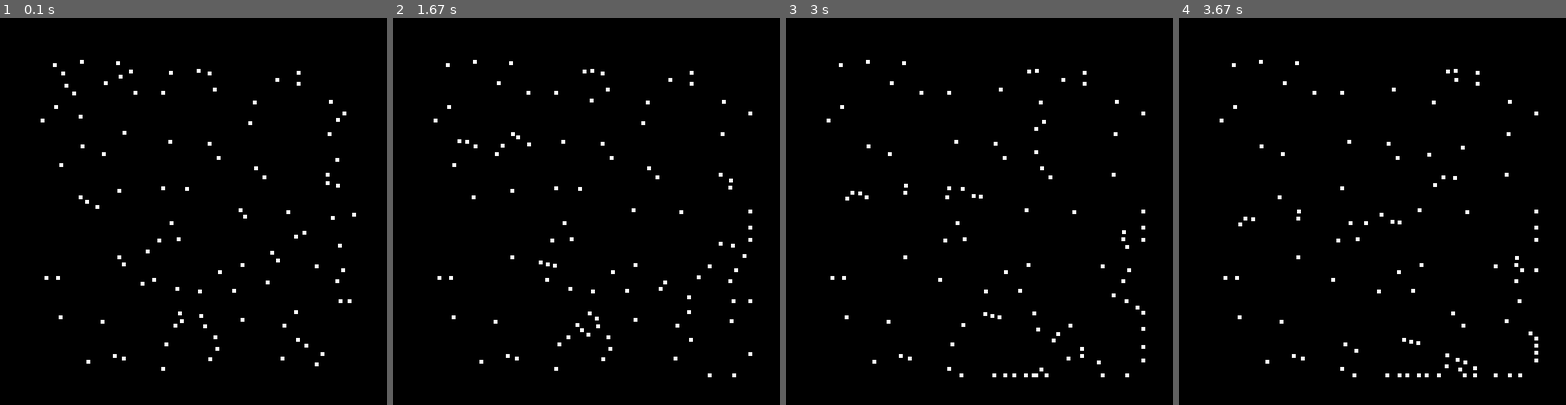
Above: before the commit, frames 1-4 (left to right).
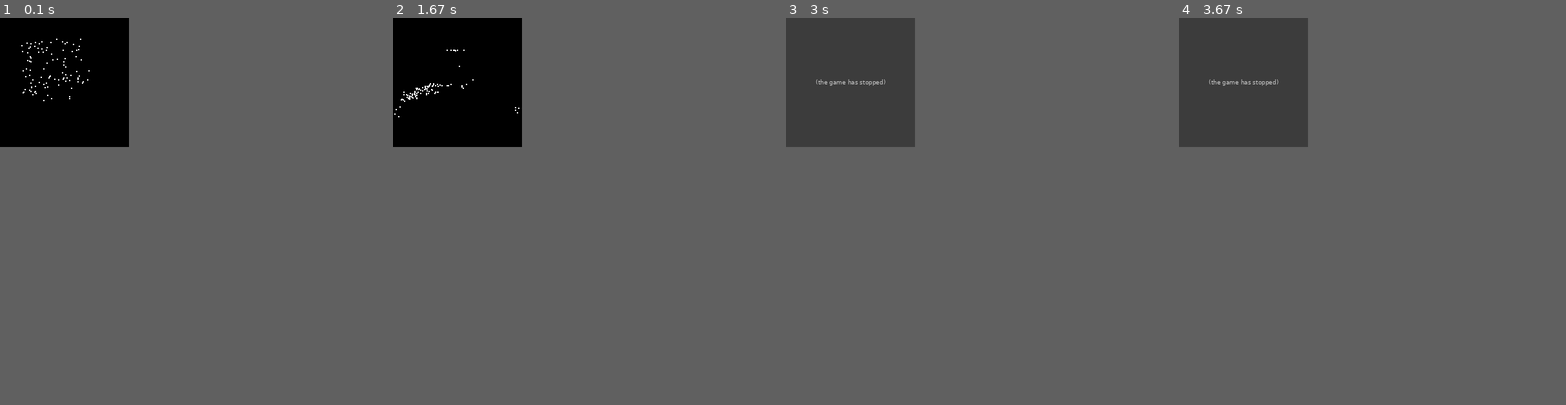
Above: after the commit, the same moments.

Repository: Lindula1/BOIDs
Game: pygame game, started from pygame_implementation.py
Same seed, same stepped clock (60 frames per second), same inputs: the game is played once before the commit and once after it.
Inputs:
- Up to frame 1 (0.1 s): no input
- Up to frame 2 (1.67 s): no input
- Up to frame 3 (3 s): tap Enter at 1.83, 2.17, 2.5 s
- Up to frame 4 (3.67 s): no input
In our replay, the window is 600x600 before the commit and 200x200 after it. These sizes can differ from the game's own. Grey fills any space a smaller window leaves; there, only what the larger window draws over its background counts as a difference.

The runs differ from the first frame. In frame 1, 1.1% of the frame differs, in the area x 5-92%, y 5-92%; in frame 2, 1.1%; in frame 3, 12%; in frame 4, 12%, in the area x 0-93%, y 0-93%.
Error after the commit: TypeError: '>' not supported between instances of 'complex' and 'int' (boid.py line 126); the game stopped at 2.75 s (later frames are placeholders)

Commit message:
working_design

Diff:
--- a/boid.py
+++ b/boid.py
@@ -15,12 +15,14 @@
         """
         self.pixel_position = list(args)
         self.velocity_vector = [0 for _ in range(len(args))]
+
         self.max_speed = kwargs.get("max_speed")
+        self.min_speed = kwargs.get("min_speed")
 
     def set_position(self, *args : int):
         self.pixel_position[0 : len(args)-1] = args
 
-    def get_position(self) -> list[int]:
+    def get_position(self, *args) -> list[int] | list[float]:
         return self.pixel_position
 
     def set_velocity(self, *args : float, **kwargs):
@@ -45,16 +47,18 @@
 
         vx, vy = self.get_velocity()
         speed = self.get_abs_velocity()
-        min_speed = self.max_speed**0.5
 
         if speed == 0:
+            self.frame_updates()
             return False
 
         if speed >= self.max_speed:
-            self.set_velocity((vx / speed)*self.max_speed, (vy/speed)*min_speed)
-        if speed < min_speed:
-            self.set_velocity((vx / speed) * min_speed, (vy / speed) * min_speed)
-        self.set_position(*[math.ceil(self.pixel_position[i] + self.velocity_vector[1-i] * frame_rate) for i in range(len(self.pixel_position))])
+            self.set_velocity((vx / speed)*self.max_speed, (vy / speed)*self.min_speed)
+        if speed < self.min_speed:
+            self.set_velocity((vx / speed) * self.min_speed, (vy / speed) * self.min_speed)
+
+        self.set_position(*[math.floor(self.pixel_position[i] + self.velocity_vector[i] * frame_rate) for i in range(len(self.pixel_position))])
+
         self.frame_updates()
 
         return True
@@ -64,18 +68,30 @@
         return f"Pos : {self.get_position()}, Velocity : {self.get_abs_velocity() : .3f}"
 
 class Boid2D(Boid):
-    def __init__(self, x : int, y : int, max_speed : float):
-        super().__init__(y, x, max_speed=max_speed)
+    def __init__(self, x : int, y : int, max_speed : float, min_speed : float):
+        super().__init__(x, y, max_speed=max_speed, min_speed=min_speed)
         # Separation parameters
         self._close_distance = [0 for _ in range(len(self.get_velocity()))]
-
-    def set_position(self, y : int, x : int):
-        """
+        self._velocity_avg = [0 for _ in range(len(self.get_velocity()))]
+        self._neighbouring_boids = 0
+        self._position_avg = [0 for _ in range(len(self.get_position()))]
+
+    def get_position(self, cartesian = True) -> list[int] | list[float]:
+        if not cartesian:
+            x, y = self.pixel_position
+            if x == 0:
+                return [(x**2 + y**2)**0.5, float(math.pi/2)]
+            return [(x**2 + y**2)**0.5, float(math.atan(y / x))]
+
+        return self.pixel_position
+
+    def set_position(self, x : int, y : int):
+        """
+        :param x: pixel x location
         :param y: pixel y location
-        :param x: pixel x location
         :return:
         """
-        self.pixel_position = [y, x]
+        self.pixel_position = [x, y]
 
     def set_velocity(self, *args, cartesian : bool = True):
         """
@@ -92,29 +108,83 @@
 
     def get_velocity(self, cartesian : bool = True) -> list[float]:
         if not cartesian:
-            y, x = self.velocity_vector
+            x, y = self.velocity_vector
+            if x == 0:
+                return [self.get_abs_velocity(), float(math.pi/2)]
             return [self.get_abs_velocity(), float(math.atan(y/x))]
 
         return self.velocity_vector
 
-    def safe_distance(self, other: Boid, safe_distance : float) -> bool:
+    def get_distance(self, other : Boid) -> float:
+        r_1, theta_1 = self.get_position(False)
+        r_2, theta_2 = other.get_position(False)
+        return (r_1**2+r_2**2-2*r_1*r_2*math.cos(theta_2-theta_1))**0.5
+
+    def at_safe_distance(self, other: Boid, safe_distance : float, distance_to_other : float) -> bool:
         vector_to_other = [self.get_position()[i] - other.get_position()[i] for i in range(len(self.get_position()))]
-        distance_to_other = sum([_**2 for _ in vector_to_other])**0.5
-        if distance_to_other >= safe_distance:
+
+        if distance_to_other > safe_distance:
             return True
-        self._close_distance = [vector_to_other[i] + self._close_distance[i] for i in range(len(self._close_distance))]
+        self._close_distance = [self._close_distance[i] + vector_to_other[i] for i in range(len(self._close_distance))]
         return False
 
+    def is_neighbouring(self, other : Boid, safe_distance : float, visible_distance : float, distance_to_other : float) -> bool:
+        if safe_distance < distance_to_other < visible_distance:
+            self._neighbouring_boids += 1
+            self._velocity_avg = [self._velocity_avg[i] + other.get_velocity()[i] for i in range(len(self._velocity_avg))]
+            self._position_avg = [self._position_avg[i] + other.get_position()[i] for i in range(len(self._position_avg))]
+            return True
+        return False
+
+    def _average_velocity(self) -> bool:
+        if self._neighbouring_boids < 1:
+            return False
+
+        self._velocity_avg = [self._velocity_avg[i] / self._neighbouring_boids for i in range(len(self._velocity_avg))]
+        return True
+
+    def _average_position(self) -> bool:
+        if self._neighbouring_boids < 1:
+            return False
+
+        self._position_avg = [self._position_avg[i] / self._neighbouring_boids for i in range(len(self._position_avg))]
+        return True
+
+    def apply_cohesion(self, centering_factor : float):
+        if not self._average_position():
+            return None
+
+        px, px = self.get_position()
+        vx, vy = self.get_velocity()
+        (apx, apx) = self._position_avg
+
+        self.set_velocity(vx + (apx- px)*centering_factor, vy + (apx - px)*centering_factor)
+        return None
+
+    def apply_alignment(self, matching_factor : float):
+        if not self._average_velocity():
+            return None
+
+        vx, vy = self.get_velocity()
+        avx, avy = self._velocity_avg
+
+        self.set_velocity(vx + (avx - vx)*matching_factor, vy + (avy - vy)*matching_factor)
+        return None
+
     def apply_separation(self, avoid_factor : float):
         vx, vy = self.get_velocity()
-        dy, dx = self._close_distance
-        print(dy, dx)
-
-        self.set_velocity(vx+dx*avoid_factor, vy+dy*avoid_factor)
+        dx, dy = self._close_distance
+
+        if dx == 0 and dy == 0:
+            return None
+
+        self.set_velocity(vx + dx * avoid_factor, vy + dy * avoid_factor)
+
+        return None
 
     def margin_avoidance(self, turn_factor : float, margin : tuple[int,int,int,int]):
         top, bottom, left, right = margin
-        y, x = self.get_position()
+        x, y = self.get_position()
         vx, vy = self.get_velocity()
         if x < left:
             self.set_velocity(vx + turn_factor, vy)
@@ -123,10 +193,13 @@
         if y > bottom:
             self.set_velocity(vx, vy - turn_factor)
         if y < top:
-            self.set_velocity(vx, vy - turn_factor)
+            self.set_velocity(vx, vy + turn_factor)
 
     def frame_updates(self):
         self._close_distance = [0 for _ in range(len(self.get_velocity()))]
+        self._velocity_avg = [0 for _ in range(len(self.get_velocity()))]
+        self._position_avg = [0 for _ in range(len(self.get_position()))]
+        self._neighbouring_boids = 0
 
 if __name__ == "__main__":
     test = Boid2D(1, 2)
--- a/boid_model.py
+++ b/boid_model.py
@@ -2,78 +2,104 @@
 import random
 from boid import Boid2D, Boid
 
+def is_tuple_4(iterable) -> bool:
+    return isinstance(iterable, tuple) and len(iterable) == 4 and all(isinstance(x, int) and not isinstance(x, bool) for x in iterable)
+
+
 class Population:
     def __init__(self, border : tuple[int, int, int, int], boid_count : int, **kwargs):
         """
-        :param separation:
-        :type separation:
-        :param cohesion:
-        :type cohesion:
-        :param alignment:
-        :type alignment:
-        :param max_speed:
-        :type max_speed:
         :param boid_count:
-        :type boid_count:
+        :type boid_count: int
         :param border: [-y,+y,-x,+x]
-        :type border:
-        :param margin:
-        :type margin:
+        :type border: tuple
+        :param margin: [-y,+y,-x,+x]
+        :type margin: tuple
         """
         self.boid_count = boid_count
-        self.border = border
+        if boid_count <= 0:
+            raise Exception("Invalid boid count", boid_count)
 
-        v_abs, h_abs = [abs(i) for i in border[0:2]], [abs(i) for i in border[2:4]]
-        if not max(v_abs) or not max(h_abs):
-            raise Exception("Incorrect bounding box dimensions")
+        self._inst_border(border)
+
+        self._inst_margin(kwargs)
 
         if kwargs.get("fixed_seed"):
             random.seed(69)
 
-        self.separation = 0.7 if kwargs.get("separation") is None else kwargs.get("separation")
-        self.cohesion = 0.7 if kwargs.get("cohesion") is None else kwargs.get("cohesion")
-        self.alignment = 0.7 if kwargs.get("alignment") is None else kwargs.get("alignment")
+        self.separation = 0.05 if kwargs.get("separation") is None else kwargs.get("separation")
+        self.cohesion = 0.05 if kwargs.get("cohesion") is None else kwargs.get("cohesion")
+        self.alignment = 0.05 if kwargs.get("alignment") is None else kwargs.get("alignment")
 
-        self.max_speed = 4.5 if kwargs.get("max_speed") is None else kwargs.get("max_speed")
+        self.max_speed = 4.0 if kwargs.get("max_speed") is None else kwargs.get("max_speed")
+        self.min_speed = 2.0 if kwargs.get("min_speed") is None else kwargs.get("min_speed")
         self.frame_rate = 1/12 if kwargs.get("frame_rate") is None else kwargs.get("frame_rate")
 
-        self.safe_distance = math.floor(max([abs(i) for i in border])*0.10) if kwargs.get("safe_distance") is None else kwargs.get("safe_distance")
-        self.turn_factor = math.floor(max([abs(i) for i in border])*0.02) if kwargs.get("turn_factor") is None else kwargs.get("turn_factor")
+        self.safe_distance = max([abs(i) for i in border])*0.10 if kwargs.get("safe_distance") is None else kwargs.get("safe_distance")
+        self.visible_distance = max([abs(i) for i in border])*0.10 if kwargs.get("visible_distance") is None else kwargs.get("visible_distance")
+        self.turn_factor = 2 if kwargs.get("turn_factor") is None else kwargs.get("turn_factor")
 
-        self.margin = kwargs.get("separation")
-        if self.margin is None or not type(self.margin) is tuple[int,int,int,int]:
-            self.margin = tuple(int(self.border[_] + 50 * (-1)**_) for _ in range(len(self.border)))
         self.boid_list = None
+
+    def _inst_margin(self, kwargs) -> None:
+        self.margin = kwargs.get("margin")
+        if self.margin is None:
+            self.margin = tuple(int(self.border[_] + 50 * (-1) ** _) for _ in range(len(self.border)))
+            return None
+
+        if not is_tuple_4(self.margin):
+            raise Exception("Invalid margin layout. Must be in the form tuple(-y,+y,-x,+x)")
+
+        v_abs, h_abs = [abs(i) for i in self.margin[0:2]], [abs(i) for i in self.margin[2:4]]
+        if not max(v_abs) or not max(h_abs):
+            raise Exception("Inappropriate margin size")
+
+        return None
+
+    def _inst_border(self, border):
+        self.border = border
+
+        if not is_tuple_4(self.border):
+            raise Exception("Invalid bounding box layout. Must be in the form tuple(-y,+y,-x,+x)")
+
+        v_abs, h_abs = [abs(i) for i in self.border[0:2]], [abs(i) for i in self.border[2:4]]
+        if not max(v_abs) or max(v_abs) <= 50 or not max(h_abs) or max(h_abs) <= 50:
+            raise Exception("Inappropriate bounding box size.\n[-value,+value] where +value and -value cannot be 0 and abs(+value) or abs(-value) greater than 50")
 
     def load_boids(self, starting_positions : list[list[int]] | None = None):
         if starting_positions is None:
-            starting_positions = [[random.randint(self.margin[0], self.margin[1]), random.randint(self.margin[2], self.margin[3])] for _ in range(self.boid_count)]
+            starting_positions = [[random.randint(self.margin[2], self.margin[3]), random.randint(self.margin[0], self.margin[1])] for _ in range(self.boid_count)]
 
         if len(starting_positions) != self.boid_count:
             raise Exception("Incorrect number of starting positions for number of boids")
 
         self.boid_list = []
         for i in range(self.boid_count):
-            self.boid_list.append(Boid2D(*starting_positions[i], max_speed=self.max_speed))
-            # self.boid_list[i].set_velocity(*[random.random()*self.max_speed*-1**random.randint(0,1) for i in range(len(starting_positions[i]))])
+            self.boid_list.append(Boid2D(*starting_positions[i], max_speed=self.max_speed, min_speed=self.min_speed))
+            self.boid_list[i].set_velocity(*[random.random()*self.max_speed*-1**random.randint(0,1) for i in range(len(starting_positions[i]))])
 
     def next_frame(self) -> None:
         for boid in self.boid_list:
             for other in self.boid_list:
                 if other is boid:
                     continue
-                boid.safe_distance(other, self.safe_distance)
+                distance = boid.get_distance(other)
+                boid.at_safe_distance(other, self.safe_distance, distance)
+                boid.is_neighbouring(other, self.safe_distance, self.visible_distance, distance)
             boid.apply_separation(self.separation)
+            boid.apply_alignment(self.alignment)
+            boid.apply_cohesion(self.cohesion)
             boid.margin_avoidance(self.turn_factor, self.margin)
             boid.update_position(self.frame_rate)
 
     def get_positions(self, row_major : bool = False) -> tuple[list[int], list[int]] | list[list[int]]:
         if row_major:
             return [b.get_position() for b in self.boid_list]
-        y, x = zip(*[b.get_position() for b in self.boid_list])
+
+        x, y = zip(*[b.get_position() for b in self.boid_list])
         return x, y
 
 
 if __name__ == "__main__":
-    test_pop = Population((0,50,0,50), 25, frame_rate=1/5)
+    test_pop = Population((0,100,0,100), 25, frame_rate=1/5)
     test_pop.load_boids()
--- a/pygame_implementation.py
+++ b/pygame_implementation.py
@@ -3,7 +3,7 @@
 
 pygame.init()
 
-WIDTH, HEIGHT = 600, 600
+WIDTH, HEIGHT = 200, 200
 screen = pygame.display.set_mode((WIDTH, HEIGHT))
 pygame.display.set_caption("BOID Example")
 
@@ -14,7 +14,11 @@
 running = True
 frame = 0
 
-test_pop = Population((0, HEIGHT, 0, WIDTH), 100, frame_rate=1 / 25, fixed_seed=True, safe_distance=12, turn_factor=54, separation=0.05)
+boid_size = 2
+
+test_pop = Population((0, HEIGHT, 0, WIDTH), 100, frame_rate=1 / 1, fixed_seed=True, safe_distance=2,
+                      turn_factor=0.2, separation=0.05, alignment=0.05, visible_distance=20, max_speed=3, min_speed=2,
+                      cohesion=0.005)
 test_pop.load_boids()
 
 while running:
@@ -29,13 +33,13 @@
     boid_pos = test_pop.get_positions(row_major=True)
 
     for pos in boid_pos:
-        pixels[pos[0]:pos[0]+6, pos[1]:pos[1]+6] = [255,255,255]
+        pixels[pos[0]:pos[0]+boid_size, pos[1]:pos[1]+boid_size] = [255,255,255]
 
     pygame.display.flip()
 
     test_pop.next_frame()
 
     frame += 1
-    clock.tick(60)
+    clock.tick(120)
 
 pygame.quit()
